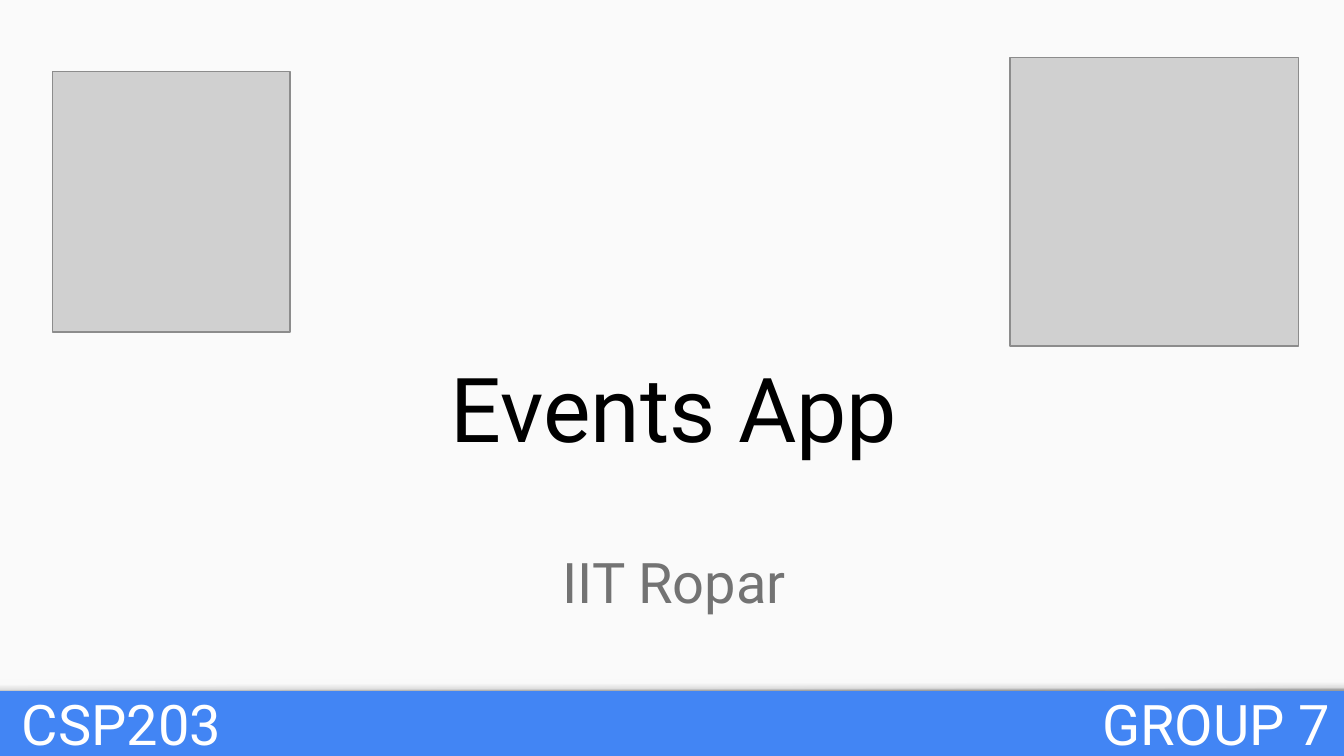
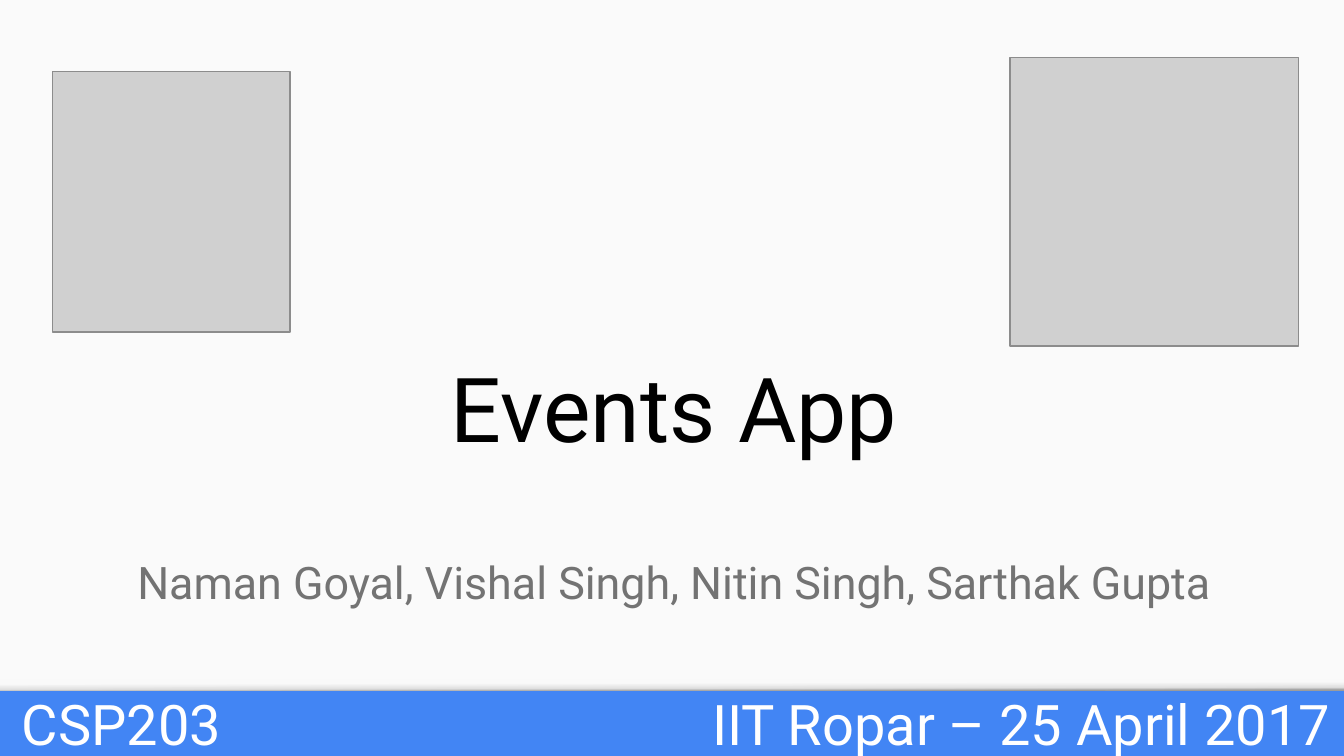
Before and after one commit to thenamangoyal/software-systems-lab, a slide deck: slide 1 of 8. End Semester Demo (25 April 2017)/EVENTSAPP.pptx. Drawn at 1344x756 pixels with LibreOffice and Linux fonts; fonts in the diff are those of the drawing; grey boxes stand for pictures. Boxes give left, top, right and bottom in pixels: in the first picture for what was removed or moved away, otherwise in the second. Text is boxed around its words. In the diff, an @@ line names an element or a change of style, - is before the commit and + after.

```diff
--- a/8. End Semester Demo (25 April 2017)/EVENTSAPP.pptx
+++ b/8. End Semester Demo (25 April 2017)/EVENTSAPP.pptx
@@ text at (137, 565, 1210, 609): text changed; size 30 to 24 pt @@
-IIT Ropar
+Naman Goyal, Vishal Singh, Nitin Singh, Sarthak Gupta
@@ text at (712, 703, 1330, 756): text changed @@
-GROUP 7
+IIT Ropar – 25 April 2017
```
Also in this commit, not shown: 1 slide added, 1 slide removed.
